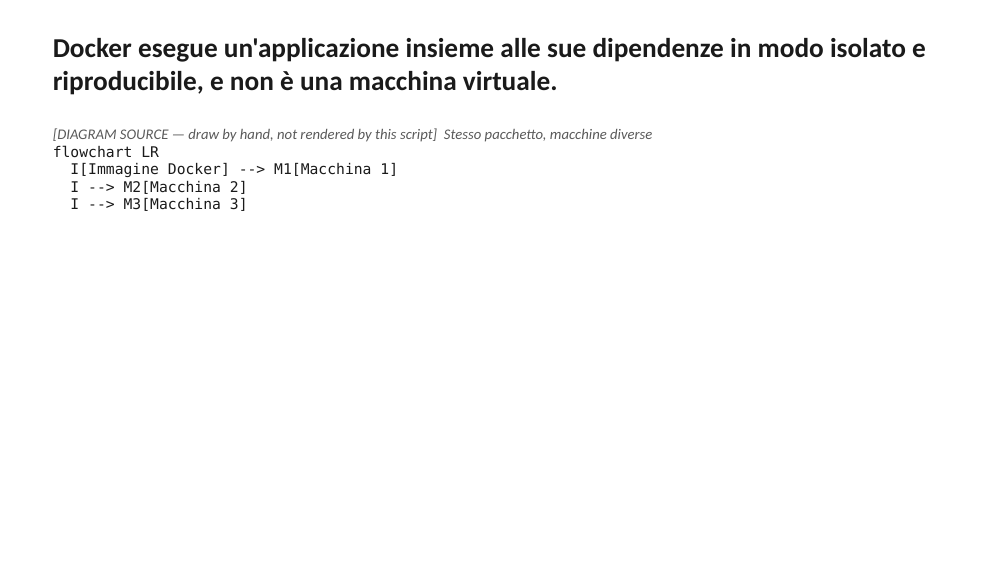
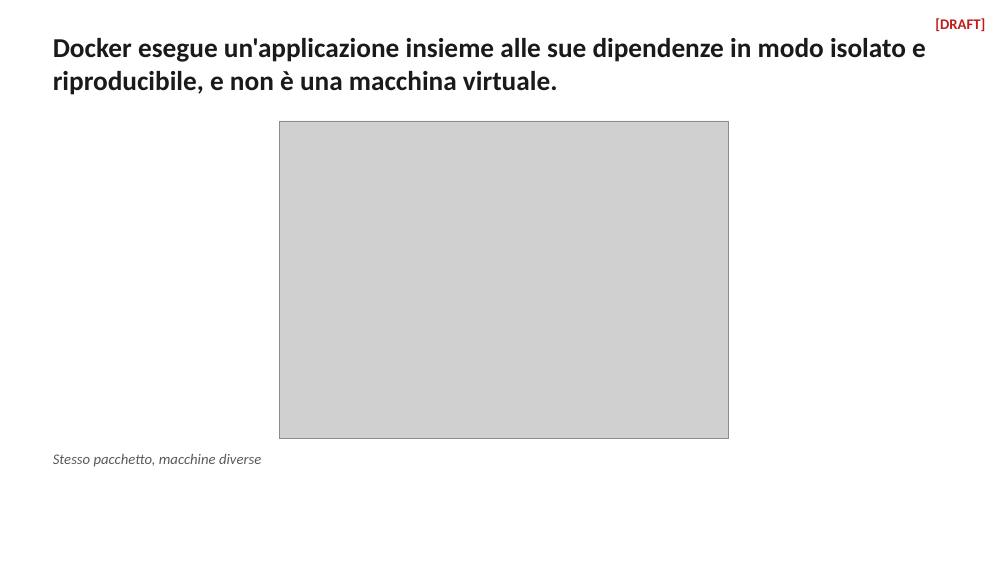
Before and after one commit to danidemi/teaching-support, a slide deck: slide 4 of learning-test-course-docker/material/slides/out/session-01.pptx. Drawn at 1008x567 pixels with LibreOffice and Linux fonts; fonts in the diff are those of the drawing; grey boxes stand for pictures. Boxes give left, top, right and bottom in pixels: in the first picture for what was removed or moved away, otherwise in the second. Text is boxed around its words. In the diff, an @@ line names an element or a change of style, - is before the commit and + after.

```diff
--- a/learning-test-course-docker/material/slides/out/session-01.pptx
+++ b/learning-test-course-docker/material/slides/out/session-01.pptx
@@ text added at bbox=[935, 18, 985, 31], 14 pt, text #C01C1C, bold @@
+[DRAFT]
@@ text removed at bbox=[53, 128, 652, 211] @@
-[DIAGRAM SOURCE — draw by hand, not rendered by this script] Stesso pacchetto, macchine diverse
-flowchart LR
-I[Immagine Docker] --> M1[Macchina 1]
-I --> M2[Macchina 2]
-I --> M3[Macchina 3]
@@ picture added at bbox=[280, 121, 729, 439] @@
@@ text added at bbox=[53, 454, 261, 467], 14 pt, text #5A5A5A, italic @@
+Stesso pacchetto, macchine diverse
```
Also in this commit, not shown: 20 other slides changed, 59 other files.
